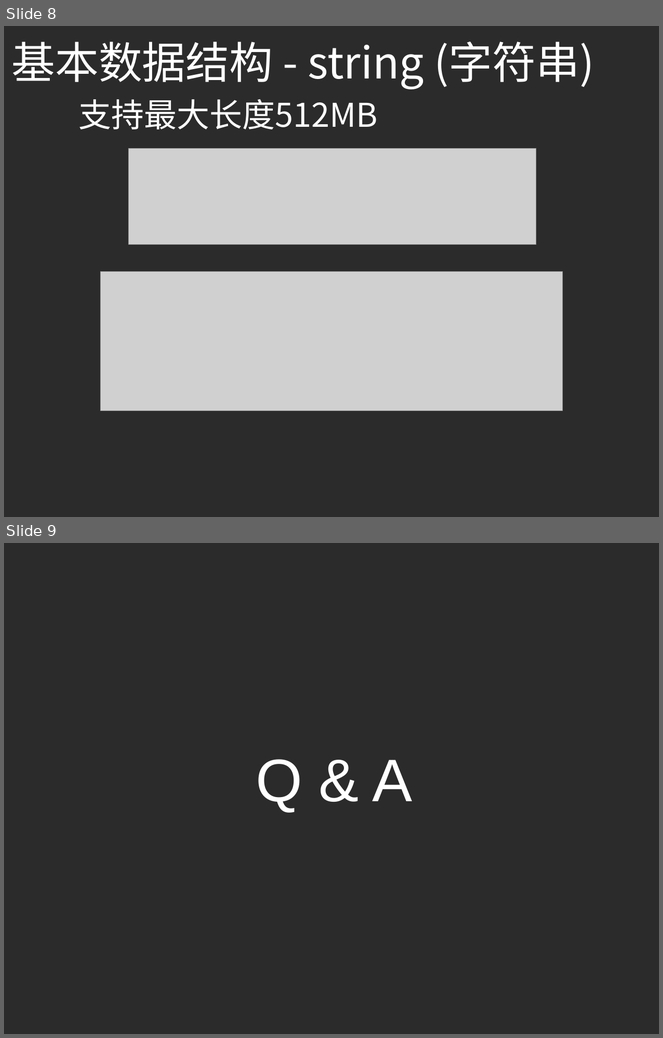
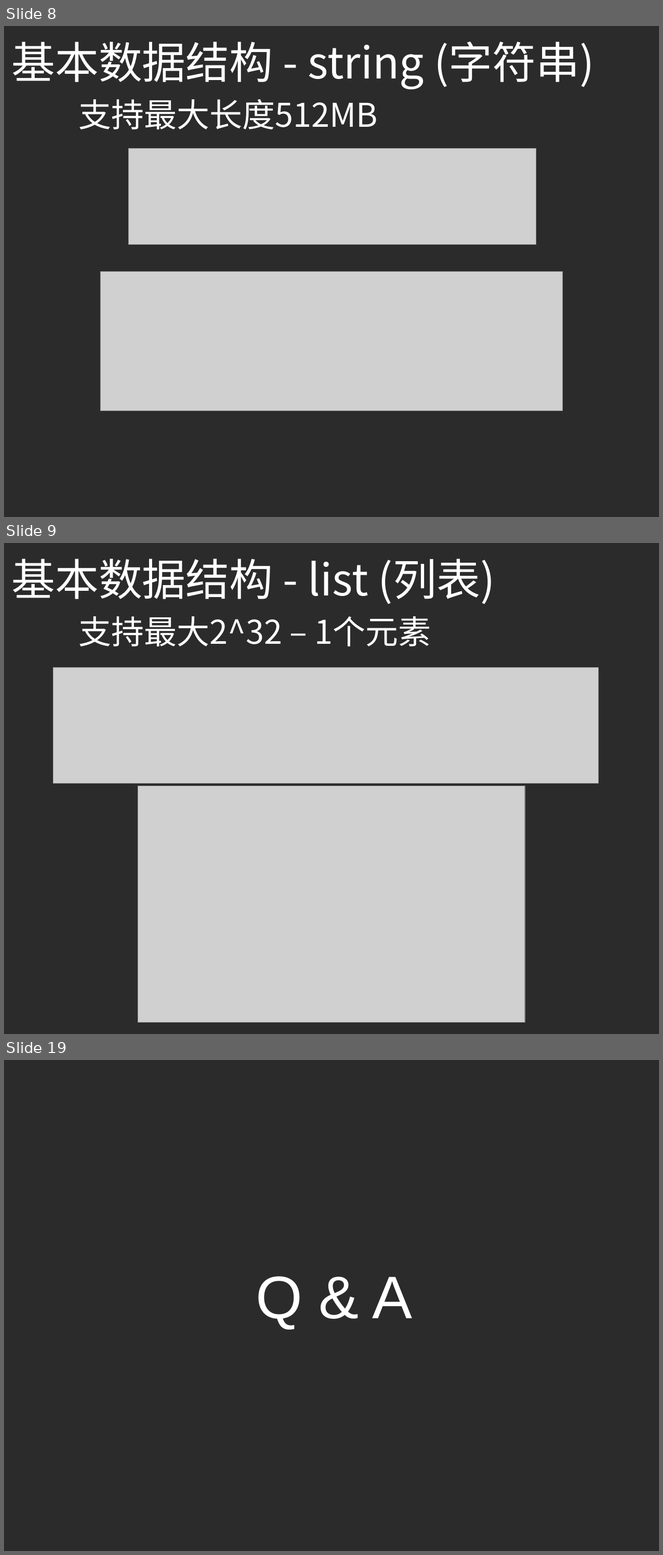
Before and after one commit to yellowb/redis-application-sharing, a slide deck: doc/SD_EP01_Redis_Adv_Application.pptx. Shown one above the other, each under a label of ours: slides 8 and 9 before the commit, slides 8, 9 and 19 after it; the slides between them are not shown. The pictures are 663x1038 and 663x1555 pixels, drawn with LibreOffice and Linux fonts; fonts in the diff are those of the drawing; grey boxes stand for pictures; background and template pictures are left out; a plain dark background stands for a picture behind light text. Boxes give left, top, right and bottom in pixels: in the first picture for what was removed or moved away, otherwise in the second. Text is boxed around its words. In the diff, an @@ line names an element or a change of style, - is before the commit and + after.

```diff
--- a/doc/SD_EP01_Redis_Adv_Application.pptx
+++ b/doc/SD_EP01_Redis_Adv_Application.pptx
@@ slide 9 added at [4,543,659,1034], background picture (left out) @@
@@ text added at [11,559,495,604], 48 pt, text #FFFFFF @@
+基本数据结构 - list (列表)
@@ text added at [78,616,431,646], 36 pt, text #FFFFFF @@
+支持最大2^32 – 1个元素
@@ picture added at [53,667,599,783] @@
@@ picture added at [138,786,526,1022] @@
@@ what was slide 9 is now slide 19 @@
```
Also in this commit, not shown: 9 other slides added.
